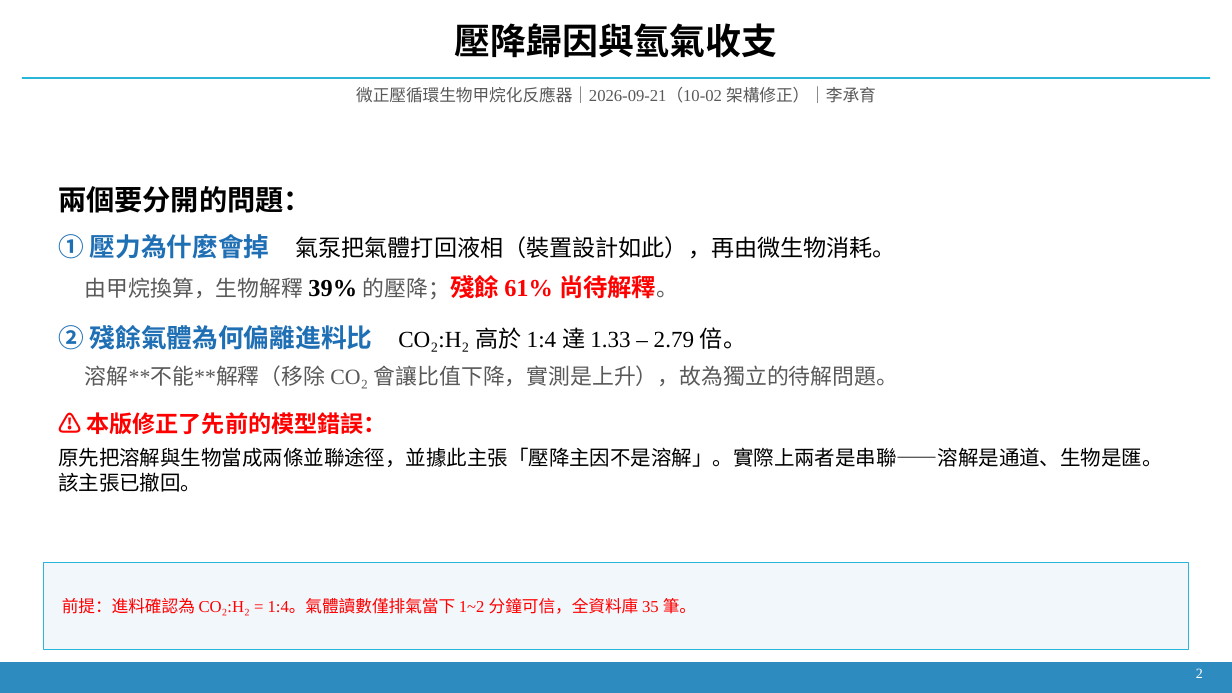
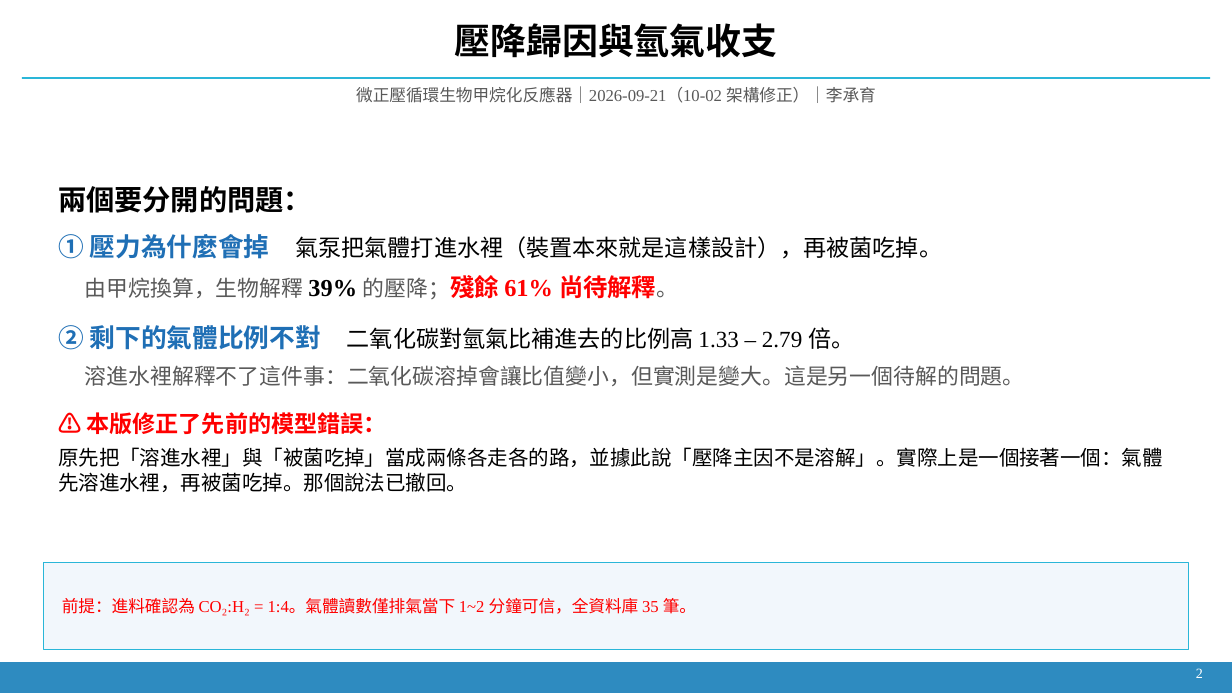
Before and after one commit to Yutou0601/Bioreactor-Edge-AI, a slide deck: slide 1 of docs/decks/簡報_2026-09-21_氫氣流失與壓降歸因.pptx. Drawn at 1232x693 pixels with LibreOffice and Linux fonts; fonts in the diff are those of the drawing. Boxes give left, top, right and bottom in pixels: in the first picture for what was removed or moved away, otherwise in the second. Text is boxed around its words. In the diff, an @@ line names an element or a change of style, - is before the commit and + after.

```diff
--- a/docs/decks/簡報_2026-09-21_氫氣流失與壓降歸因.pptx
+++ b/docs/decks/簡報_2026-09-21_氫氣流失與壓降歸因.pptx
@@ text at <box>58,234,942,259</box>: text changed @@
-① 壓力為什麼會掉 氣泵把氣體打回液相（裝置設計如此），再由微生物消耗。
+① 壓力為什麼會掉 氣泵把氣體打進水裡（裝置本來就是這樣設計），再被菌吃掉。
@@ text at <box>58,325,1025,386</box>: text changed @@
-② 殘餘氣體為何偏離進料比 CO₂:H₂ 高於 1:4 達 1.33 – 2.79 倍。
-溶解**不能**解釋（移除 CO₂ 會讓比值下降，實測是上升），故為獨立的待解問題。
+② 剩下的氣體比例不對 二氧化碳對氫氣比補進去的比例高 1.33 – 2.79 倍。
+溶進水裡解釋不了這件事：二氧化碳溶掉會讓比值變小，但實測是變大。這是另一個待解的問題。
@@ text at <box>58,447,1163,492</box>: text changed @@
-原先把溶解與生物當成兩條並聯途徑，並據此主張「壓降主因不是溶解」。實際上兩者是串聯——溶解是通道、生物是匯。該主張已撤回。
+原先把「溶進水裡」與「被菌吃掉」當成兩條各走各的路，並據此說「壓降主因不是溶解」。實際上是一個接著一個：氣體先溶進水裡，再被菌吃掉。那個說法已撤回。
```
Also in this commit, not shown: 9 other slides changed, 4 other files.
